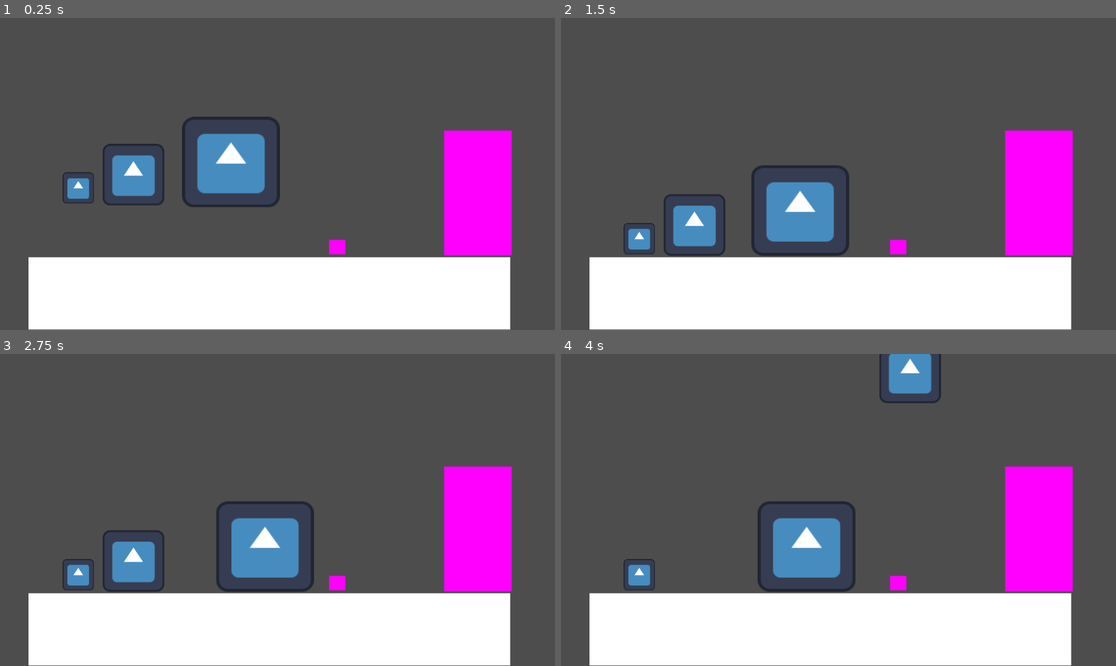
Above: before the commit, frames 1-4 (two rows, left to right).
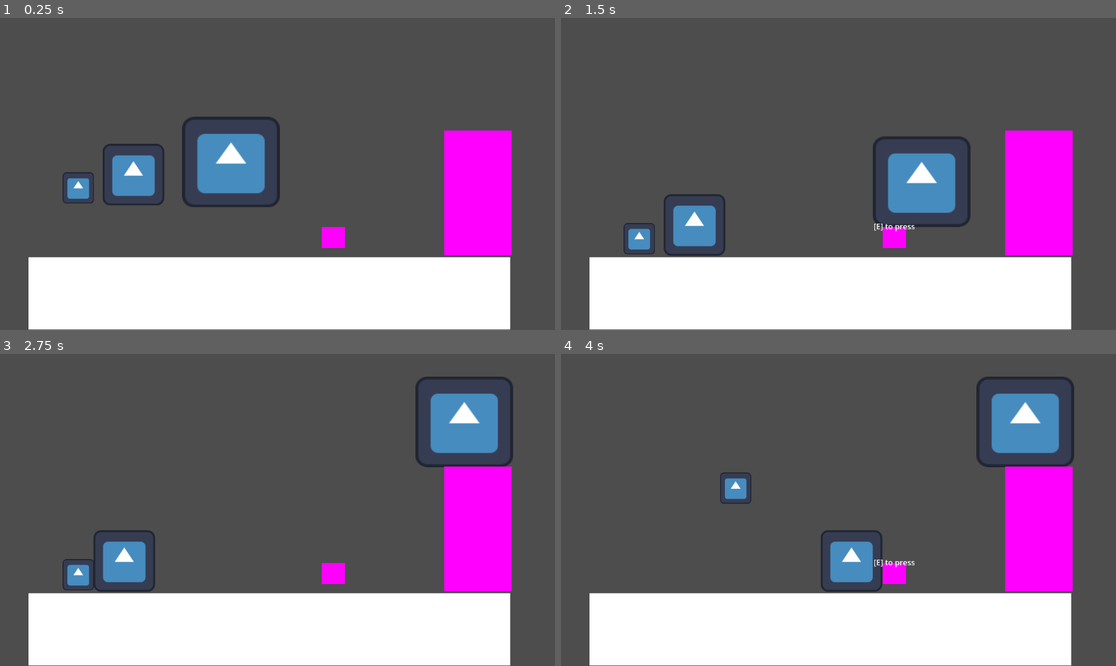
Above: after the commit, the same moments.

Repository: jamestrinity/November-Gamejam
Game: Godot game, scene res://Scenes/world.tscn
Two runs of this game, one before a commit and one after it. Both use one fixed random seed, a clock stepped at 60 frames per second and the inputs below. The engine's default icon, where the game draws it, is replaced by a stand-in: a white triangle on a blue panel in a dark square.
Inputs:
- Up to frame 1 (0.25 s): no input
- Up to frame 2 (1.5 s): hold D (move_right) from 0.53 s (still down); tap Q (switch_character, bound only after the commit) at 0.6 s; tap Space (jump) at 0.77 s; tap E (switch_character, bound only before the commit) at 1.35 s
- Up to frame 3 (2.75 s): tap Space (jump) at 1.52 s; release D (move_right) at 2.03 s; hold A (move_left) from 2.03 s (still down); tap Q (switch_character, bound only after the commit) at 2.1 s
- Up to frame 4 (4 s): release A (move_left) at 2.78 s; hold D (move_right) from 2.78 s (still down); tap E (switch_character, bound only before the commit) at 2.85 s; tap Space (jump) at 3.02, 3.77 s; tap Q (switch_character, bound only after the commit) at 3.6 s

The runs differ from the first frame. In frame 1, 0.3% of the frame differs, in the area x 57-63%, y 66-76%; in frame 2, 6.3%; in frame 3, 7.0%; in frame 4, 8.8%, in the area x 11-93%, y 0-77%.
Error before the commit: Parse Error: Invalid argument for "connect()" function: argument 2 should be "Callable" but is "res://Scripts/door.gd". (res://Scripts/door.gd:23)

Commit message:
door kms
almost have a working door

Diff:
--- /dev/null
+++ b/November Game Jam/Interactions/Interaction_Area/Interaction_Area.gd
@@ -0,0 +1,24 @@
+extends Area2D
+class_name InteractionArea
+
+@export var action_name: String = "interact"
+
+var interact: Callable = func():
+	pass
+
+# Called when the node enters the scene tree for the first time.
+func _ready():
+	pass # Replace with function body.
+
+
+# Called every frame. 'delta' is the elapsed time since the previous frame.
+func _process(delta):
+	pass
+
+
+func _on_body_entered(body):
+	InteractionManager.register_area(self)
+
+
+func _on_body_exited(body):
+	InteractionManager.unregister_area(self)
--- /dev/null
+++ b/November Game Jam/Interactions/Interaction_Area/Interaction_Area.tscn
@@ -0,0 +1,11 @@
+[gd_scene load_steps=2 format=3 uid="uid://c14voogrk423i"]
+
+[ext_resource type="Script" path="res://Interactions/Interaction_Area/Interaction_Area.gd" id="1_u5sxj"]
+
+[node name="Interaction_Area" type="Area2D"]
+collision_layer = 0
+collision_mask = 2
+script = ExtResource("1_u5sxj")
+
+[connection signal="body_entered" from="." to="." method="_on_body_entered"]
+[connection signal="body_exited" from="." to="." method="_on_body_exited"]
--- /dev/null
+++ b/November Game Jam/Interactions/Interaction_Manager.gd
@@ -0,0 +1,50 @@
+extends Node2D
+
+@onready var player = get_tree().get_first_node_in_group("player")
+@onready var label = $Label
+
+const base_text = "[E] to "
+
+var active_areas = []
+var can_interact = true
+
+func register_area(area: InteractionArea):
+	active_areas.push_back(area)
+
+func unregister_area(area: InteractionArea):
+	var index = active_areas.find(area)
+	if index != -1:
+		active_areas.remove_at(index)
+
+
+# Called when the node enters the scene tree for the first time.
+func _ready():
+	pass # Replace with function body.
+
+
+# Called every frame. 'delta' is the elapsed time since the previous frame.
+func _process(delta):
+	if active_areas.size() > 0 && can_interact:
+		active_areas.sort_custom(_sort_by_distance_to_player)
+		label.text = base_text + active_areas[0].action_name
+		label.global_position = active_areas[0].global_position
+		label.global_position.y -= 36
+		label.global_position.x -= label.size.x / 2
+		label.show()
+	else:
+		label.hide()
+
+func _sort_by_distance_to_player(area1, area2):
+	var  area1_to_player = player.global_position.distance_to(area1.global_position)
+	var  area2_to_player = player.global_position.distance_to(area2.global_position)
+	return area1_to_player < area2_to_player
+
+func _input(event):
+	if event.is_action_pressed("interact") && can_interact:
+		if active_areas.size() > 0:
+			can_interact = false
+			label.hide()
+
+			await active_areas[0].interact.call()
+
+			can_interact = true
--- /dev/null
+++ b/November Game Jam/Interactions/Interaction_Manager.tscn
@@ -0,0 +1,19 @@
+[gd_scene load_steps=2 format=3 uid="uid://bucjdutm55pn8"]
+
+[ext_resource type="Script" path="res://Interactions/Interaction_Manager.gd" id="1_ha0pt"]
+
+[node name="Interaction_Manager" type="Node2D"]
+script = ExtResource("1_ha0pt")
+
+[node name="Label" type="Label" parent="."]
+z_index = 20
+anchors_preset = 5
+anchor_left = 0.5
+anchor_right = 0.5
+offset_left = -54.0
+offset_right = 54.0
+offset_bottom = 26.0
+grow_horizontal = 2
+text = "[E] To Interact"
+horizontal_alignment = 1
+vertical_alignment = 1
--- a/November Game Jam/Scenes/Player2.tscn
+++ b/November Game Jam/Scenes/Player2.tscn
@@ -7,6 +7,7 @@
 size = Vector2(199, 189)
 
 [node name="Character2" type="CharacterBody2D"]
+collision_layer = 2
 script = ExtResource("1_00t73")
 
 [node name="Sprite2D" type="Sprite2D" parent="."]
--- a/November Game Jam/Scenes/button.tscn
+++ b/November Game Jam/Scenes/button.tscn
@@ -1,20 +1,30 @@
-[gd_scene load_steps=4 format=3 uid="uid://tpcbriqcvt54"]
+[gd_scene load_steps=6 format=3 uid="uid://bx6ygap2ruoee"]
 
-[ext_resource type="Script" path="res://Scripts/button.gd" id="1_ldjou"]
+[ext_resource type="PackedScene" uid="uid://c14voogrk423i" path="res://Interactions/Interaction_Area/Interaction_Area.tscn" id="1_fm1mb"]
+[ext_resource type="Script" path="res://Scripts/button.gd" id="1_rqqmy"]
 
-[sub_resource type="PlaceholderTexture2D" id="PlaceholderTexture2D_y5wvq"]
+[sub_resource type="PlaceholderTexture2D" id="PlaceholderTexture2D_clf3m"]
 
-[sub_resource type="RectangleShape2D" id="RectangleShape2D_c7032"]
-size = Vector2(34, 30)
+[sub_resource type="RectangleShape2D" id="RectangleShape2D_ky2j3"]
+size = Vector2(50, 45)
 
-[node name="Button" type="Area2D"]
-script = ExtResource("1_ldjou")
+[sub_resource type="RectangleShape2D" id="RectangleShape2D_qyia0"]
+size = Vector2(85, 69)
+
+[node name="button" type="StaticBody2D"]
+script = ExtResource("1_rqqmy")
 
 [node name="Sprite2D" type="Sprite2D" parent="."]
-position = Vector2(16.25, 14.25)
-scale = Vector2(33.5, 29.5)
-texture = SubResource("PlaceholderTexture2D_y5wvq")
+scale = Vector2(-48.8154, -43.8655)
+texture = SubResource("PlaceholderTexture2D_clf3m")
 
 [node name="CollisionShape2D" type="CollisionShape2D" parent="."]
-position = Vector2(17, 15)
-shape = SubResource("RectangleShape2D_c7032")
+position = Vector2(0, -0.5)
+shape = SubResource("RectangleShape2D_ky2j3")
+
+[node name="Interaction_Area" parent="." instance=ExtResource("1_fm1mb")]
+action_name = "press"
+
+[node name="CollisionShape2D" type="CollisionShape2D" parent="Interaction_Area"]
+position = Vector2(-0.5, -12.5)
+shape = SubResource("RectangleShape2D_qyia0")
--- a/November Game Jam/Scenes/character_3.tscn
+++ b/November Game Jam/Scenes/character_3.tscn
@@ -7,6 +7,7 @@
 size = Vector2(127, 127)
 
 [node name="Character3" type="CharacterBody2D"]
+collision_layer = 2
 script = ExtResource("1_3wukq")
 
 [node name="Sprite2D" type="Sprite2D" parent="."]
--- a/November Game Jam/Scenes/player.tscn
+++ b/November Game Jam/Scenes/player.tscn
@@ -7,6 +7,7 @@
 size = Vector2(64, 67)
 
 [node name="Character1" type="CharacterBody2D"]
+collision_layer = 2
 script = ExtResource("1_l3b5n")
 
 [node name="Sprite2D" type="Sprite2D" parent="."]
--- a/November Game Jam/Scenes/world.tscn
+++ b/November Game Jam/Scenes/world.tscn
@@ -18,6 +18,8 @@
 
 [node name="Character1" parent="." instance=ExtResource("1_wad82")]
 position = Vector2(130, 300)
+collision_mask = 3
+active = false
 player = 2
 
 [node name="Platform" type="StaticBody2D" parent="."]
@@ -32,14 +34,17 @@
 
 [node name="Character2" parent="." instance=ExtResource("2_g2qo6")]
 position = Vector2(517, 242)
+collision_mask = 3
 player = 3
 
 [node name="Character3" parent="." instance=ExtResource("4_icxqm")]
 position = Vector2(277, 238)
+collision_mask = 3
+active = false
 player = 1
 
 [node name="Door" parent="." instance=ExtResource("5_gj78c")]
 position = Vector2(923, 235)
 
-[node name="Button" parent="." instance=ExtResource("6_tv0yv")]
-position = Vector2(684, 462)
+[node name="Node2D" parent="." instance=ExtResource("6_qm0b1")]
+position = Vector2(692, 456)
--- a/November Game Jam/Scripts/button.gd
+++ b/November Game Jam/Scripts/button.gd
@@ -1,15 +1,15 @@
-extends Area2D
+extends StaticBody2D
 
+@onready var interaction_area = $Interaction_Area
+@onready var sprite = $Sprite2D
+@onready var door = get_node("door")
+signal button_pressed
 
 # Called when the node enters the scene tree for the first time.
 func _ready():
-	pass # Replace with function body.
+	print("loaded")
+	interaction_area.interact = Callable(self, "_on_interact")
 
-
-# Called every frame. 'delta' is the elapsed time since the previous frame.
-func _process(delta):
-	pass
-
-func _on_Button_body_entered(body):
-	if body.name == "Player":  # Replace "Player" with the name of the object that triggers the interaction
-		emit_signal("lever_activated")  # Signal to inform the door that the lever/button is activated# Signal to inform the door that the lever/button is activated
+func _on_interact():
+	print("pressed")
+	Door.toggle_door();
--- a/November Game Jam/Scripts/door.gd
+++ b/November Game Jam/Scripts/door.gd
@@ -1,24 +1,30 @@
-extends StaticBody2D
+extends Node2D
 
-var is_open = false
-var animation_player : AnimationPlayer
+var is_door_open = null
+var door_position_initial : Vector2
+var door_position_open : Vector2
+var door_speed = 100  # Adjust the speed of the door movement here
 
 # Called when the node enters the scene tree for the first time.
 func _ready():
-	pass
+	# Store initial and open positions
+	door_position_initial = position
+	door_position_open = Vector2(door_position_initial.x, door_position_initial.y - 200)  # Adjust 100 to the distance the door should move
 
-func toggle_door():
-	if is_open:
-		is_open = false
-		animation_player.play("close_door_animation")  # Replace with your closing animation name
-	else:
-		is_open = true
-		animation_player.play("open_door_animation")  # Replace with your opening animation name
-
-func _on_lever_activated():
-	toggle_door()
 
 # Called every frame. 'delta' is the elapsed time since the previous frame.
 func _process(delta):
-	$Button.connect("lever_activated", self, "_on_lever_activated")
-	animation_player = $AnimationPlayer
+	print(is_door_open)
+	if is_door_open:
+		while position.y > door_position_open.y:
+			position.y -= door_speed * delta
+	if !is_door_open:
+		while position.y < door_position_initial.y:
+			position.y += door_speed * delta
+
+# Function to open or close the door based on its current state
+func toggle_door():
+	if is_door_open == null:
+		is_door_open = true
+	else:
+		is_door_open = !is_door_open
--- a/November Game Jam/Scripts/player.gd
+++ b/November Game Jam/Scripts/player.gd
@@ -1,4 +1,5 @@
 extends CharacterBody2D
+
 
 @export var active = true
 @export var player = 0
--- a/November Game Jam/project.godot
+++ b/November Game Jam/project.godot
@@ -14,6 +14,11 @@
 run/main_scene="res://Scenes/world.tscn"
 config/features=PackedStringArray("4.1", "Forward Plus")
 config/icon="res://icon.svg"
+
+[autoload]
+
+InteractionManager="*res://Interactions/Interaction_Manager.tscn"
+Door="*res://Scripts/door.gd"
 
 [input]
 
@@ -34,6 +39,16 @@
 }
 switch_character={
 "deadzone": 0.5,
+"events": [Object(InputEventKey,"resource_local_to_scene":false,"resource_name":"","device":-1,"window_id":0,"alt_pressed":false,"shift_pressed":false,"ctrl_pressed":false,"meta_pressed":false,"pressed":false,"keycode":0,"physical_keycode":81,"key_label":0,"unicode":113,"echo":false,"script":null)
+]
+}
+interact={
+"deadzone": 0.5,
 "events": [Object(InputEventKey,"resource_local_to_scene":false,"resource_name":"","device":-1,"window_id":0,"alt_pressed":false,"shift_pressed":false,"ctrl_pressed":false,"meta_pressed":false,"pressed":false,"keycode":0,"physical_keycode":69,"key_label":0,"unicode":101,"echo":false,"script":null)
 ]
 }
+
+[layer_names]
+
+2d_physics/layer_1="World"
+2d_physics/layer_2="Player"
Not shown: 1 places in November Game Jam/Scenes/world.tscn that only renumber resources
